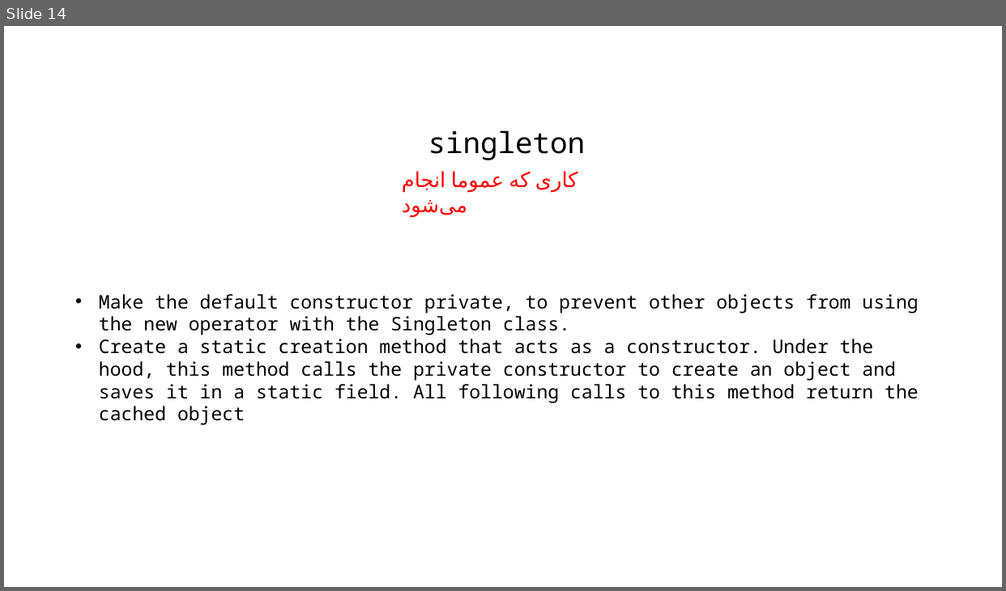
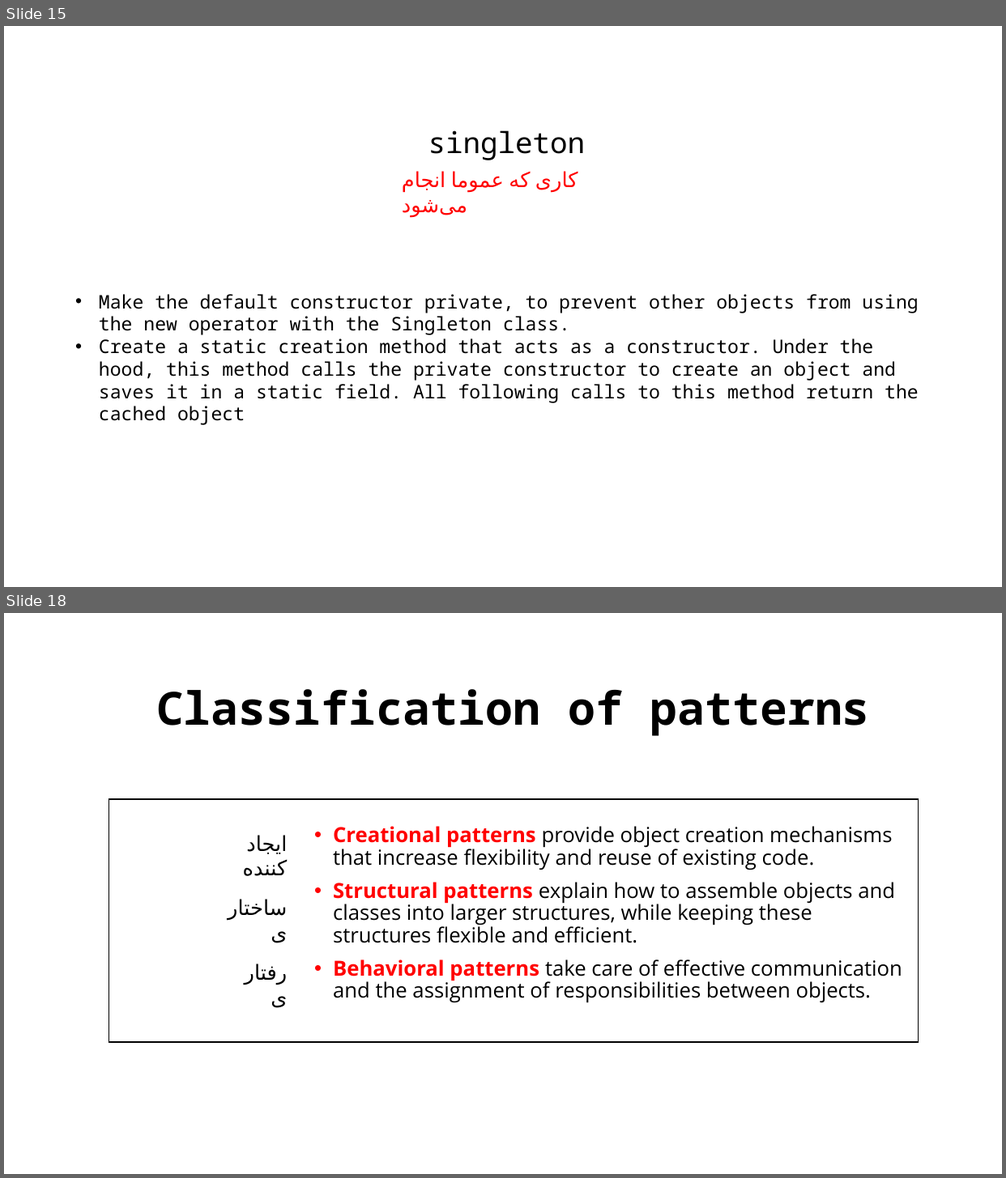
Before and after one commit to mmaleki92/python_teaching, a slide deck: design_patterns/ppt/Design Patterns.pptx. Shown one above the other, each under a label of ours: slide 14 before the commit, slides 15 and 18 after it; the slides between them are not shown. The pictures are 1006x591 and 1006x1178 pixels, drawn with LibreOffice and Linux fonts; fonts in the diff are those of the drawing. Boxes give left, top, right and bottom in pixels: in the first picture for what was removed or moved away, otherwise in the second. Text is boxed around its words. In the diff, an @@ line names an element or a change of style, - is before the commit and + after.

Commit message:
design patterns

```diff
--- a/design_patterns/ppt/Design Patterns.pptx
+++ b/design_patterns/ppt/Design Patterns.pptx
@@ slide 18 added at (4,613,1002,1174), background #FFFFFF @@
@@ title added at (156,689,870,736), 44 pt, text #000000, bold @@
+Classification of patterns
@@ rectangle added at (108,799,918,1043), fill #FFFFFF, outline #000000 1 pt @@
@@ text added at (333,826,902,1003), 20 pt, text #000000 @@
+• Creational patterns provide object creation mechanisms that increase flexibility and reuse of existing code.
+• Structural patterns explain how to assemble objects and classes into larger structures, while keeping these structures flexible and efficient.
+• Behavioral patterns take care of effective communication and the assignment of responsibilities between objects.
@@ text added at (243,835,288,876), 20 pt, text #000000 @@
+ایجاد کننده
@@ text added at (215,892,295,924), 20 pt, text #000000 @@
+ساختاری
@@ text added at (226,956,295,989), 20 pt, text #000000 @@
+رفتاری
@@ what was slide 14 is now slide 15 @@
```
Also in this commit, not shown: 20 other slides added, 1 slide removed, 29 other files.
